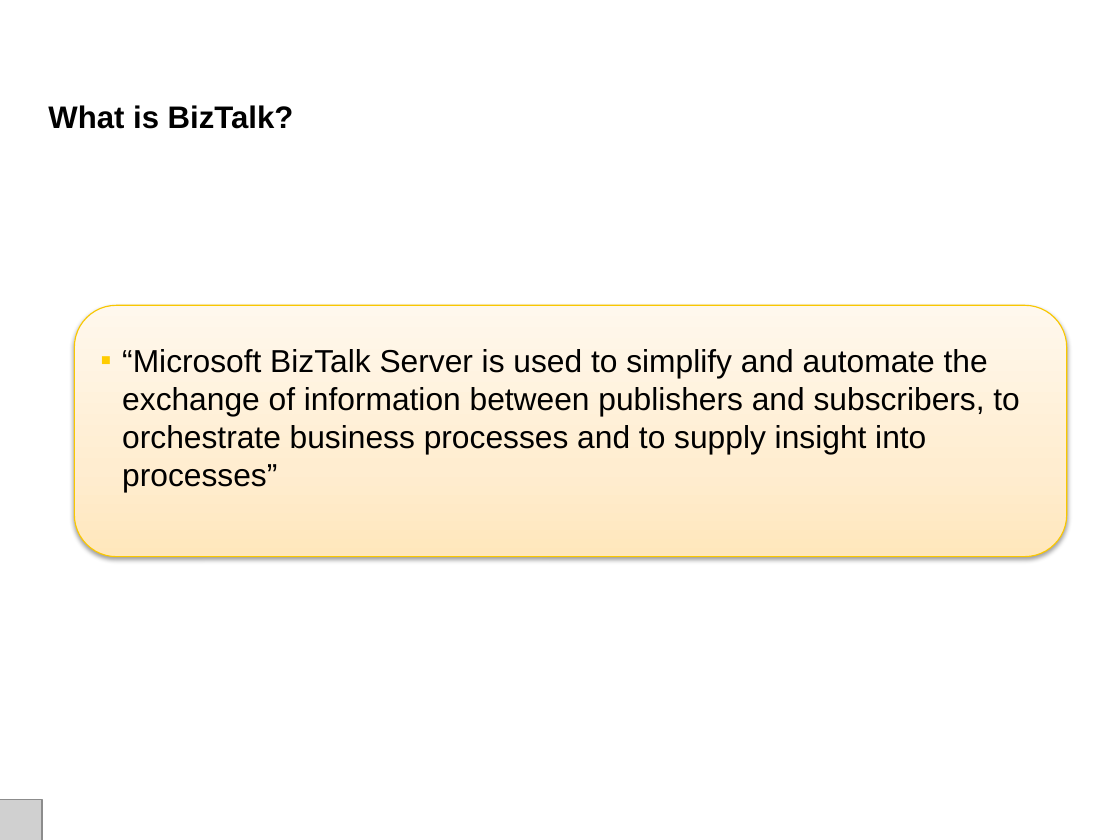
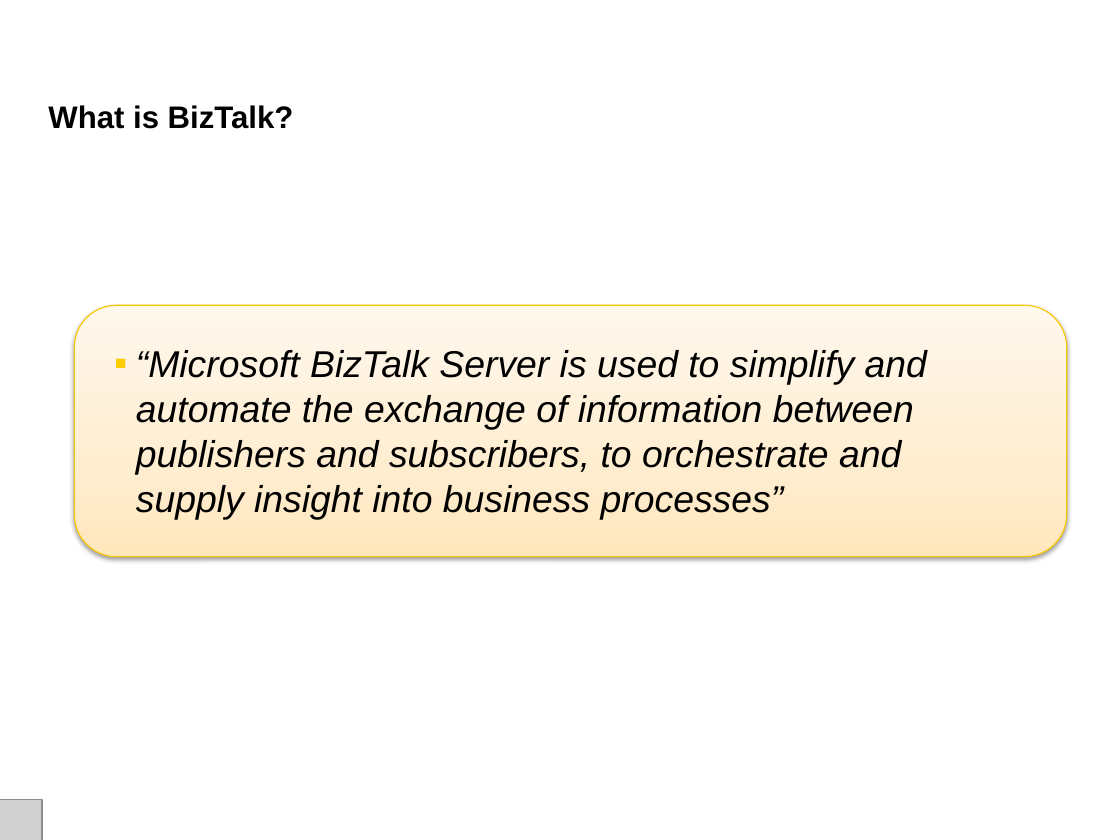
Before and after one commit to johan-jeh/BizTalk-Server---Developing-Integration-Solutions, a slide deck: slide 4 of Slides/Module 1 - Introduction to BizTalk Server.pptx. Drawn at 1120x840 pixels with LibreOffice and Linux fonts; fonts in the diff are those of the drawing; grey boxes stand for pictures. Boxes give left, top, right and bottom in pixels: in the first picture for what was removed or moved away, otherwise in the second. Text is boxed around its words. In the diff, an @@ line names an element or a change of style, - is before the commit and + after.

```diff
--- a/Slides/Module 1 - Introduction to BizTalk Server.pptx
+++ b/Slides/Module 1 - Introduction to BizTalk Server.pptx
@@ text at (x1=136, y1=350, x2=927, y2=520): text changed; size 20.4 to 24 pt; italic on @@
-▪ “Microsoft BizTalk Server is used to simplify and automate the exchange of information between publishers and subscribers, to orchestrate business processes and to supply insight into processes”
+▪ “Microsoft BizTalk Server is used to simplify and automate the exchange of information between publishers and subscribers, to orchestrate and supply insight into business processes”
```
Also in this commit, not shown: 6 other slides changed, 5 slides added, 5 slides removed, 4 other files.
